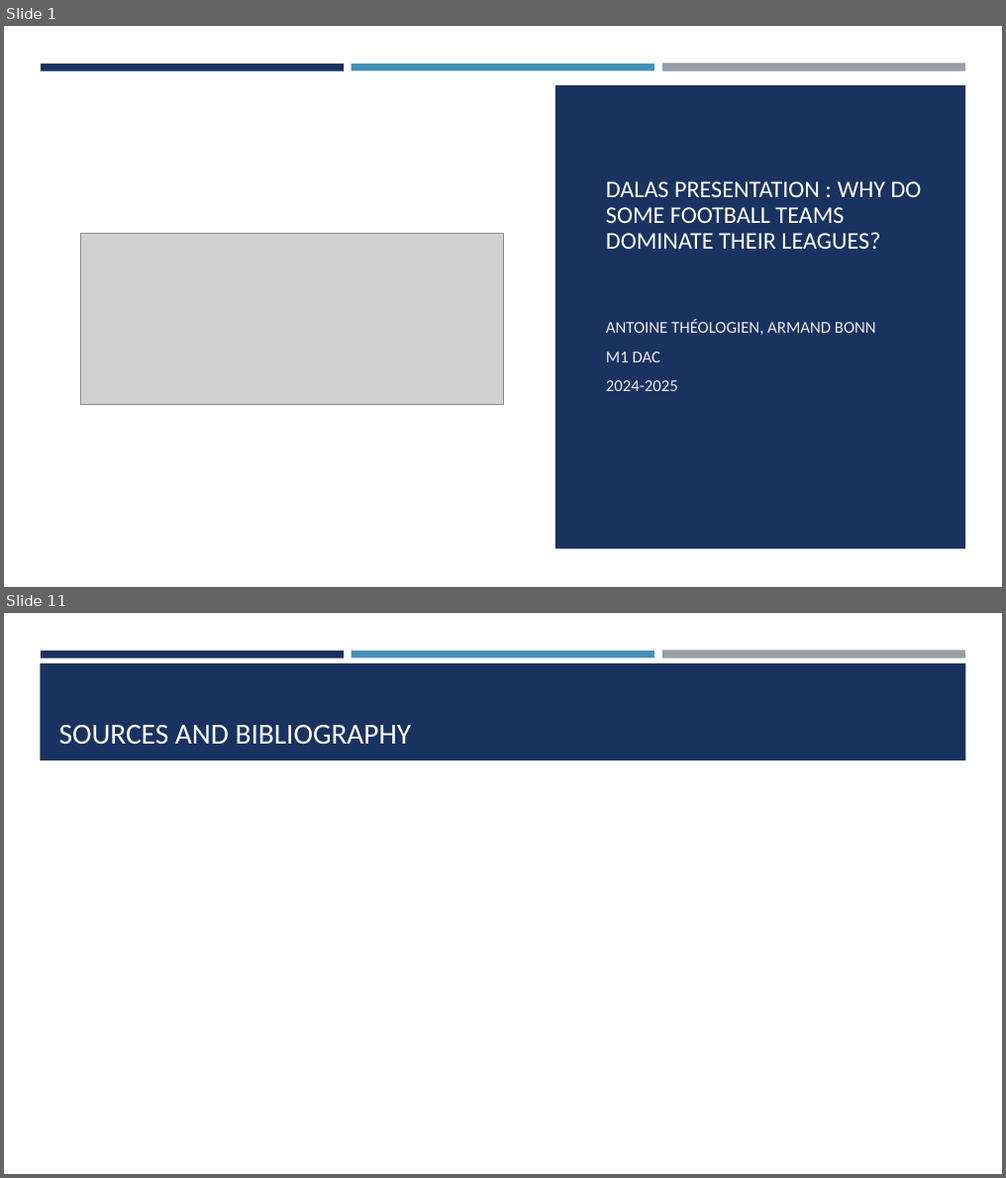
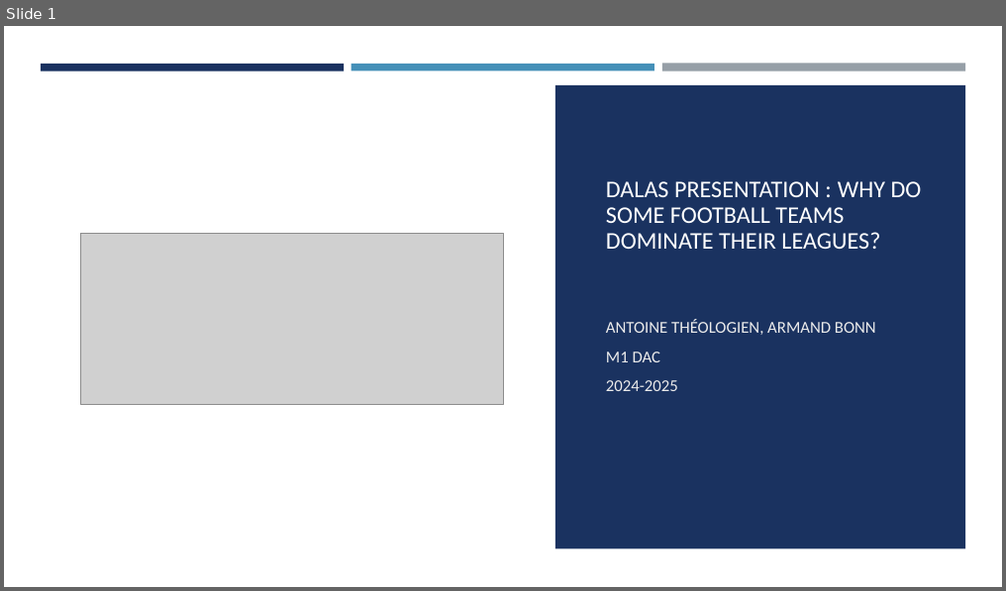
Before and after one commit to antothl/Projet_Dalas, a slide deck: Soutenance DALAS.pptx. Shown one above the other, each under a label of ours: slides 1 and 11 before the commit, slide 1 after it; the slides between them are not shown. The pictures are 1006x1178 and 1006x591 pixels, drawn with LibreOffice and Linux fonts; fonts in the diff are those of the drawing; grey boxes stand for pictures. Boxes give left, top, right and bottom in pixels: in the first picture for what was removed or moved away, otherwise in the second. Text is boxed around its words. In the diff, an @@ line names an element or a change of style, - is before the commit and + after.

```diff
--- a/Soutenance DALAS.pptx
+++ b/Soutenance DALAS.pptx
@@ slide 11 removed at <box>4,613,1002,1174</box>, background #FFFFFF; not listed: 3 template elements that a slide beside it also shows @@
@@ rectangle removed at <box>40,663,966,761</box> @@
@@ title removed at <box>59,725,412,745</box> @@
-SOURCES AND BIBLIOGRAPHY
```
Also in this commit, not shown: 8 slides changed, 2 slides added, 1 other slide removed, 1 other file.
